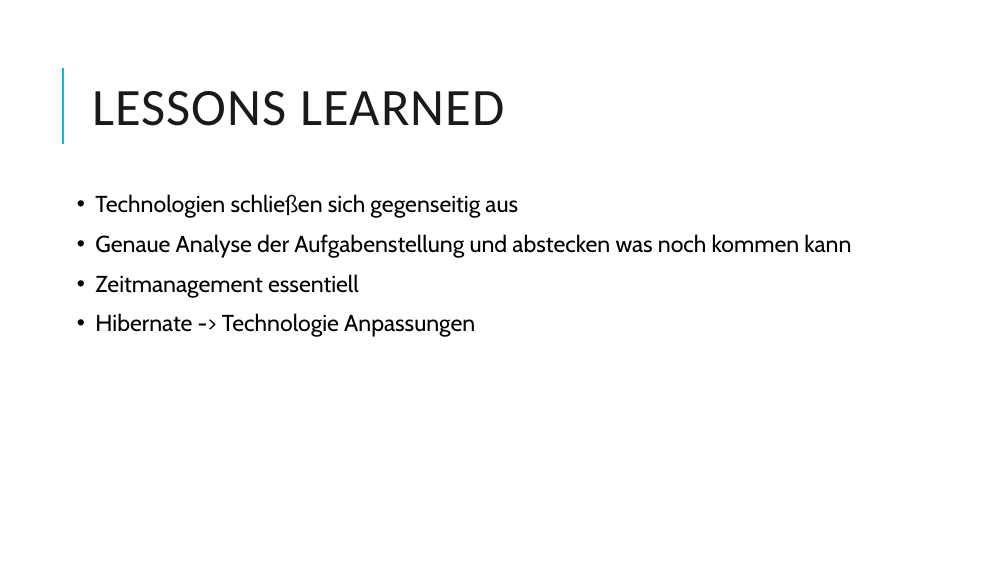
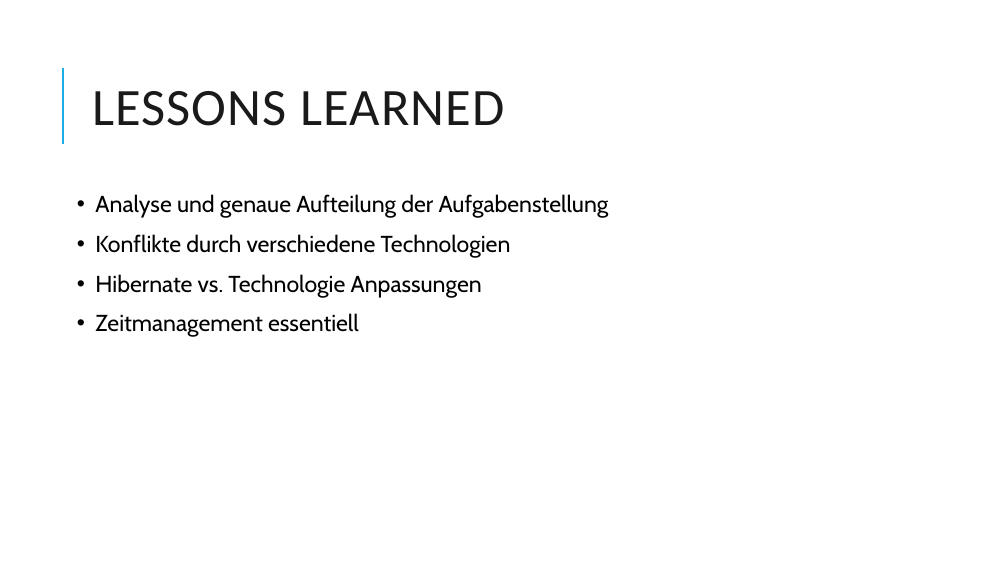
Before and after one commit to Dabjazz/SportsClubManager, a slide deck: slide 46 of Presentation/Presentation.pptx (slide 44 before the commit). Drawn at 1008x567 pixels with LibreOffice and Linux fonts; fonts in the diff are those of the drawing. Boxes give left, top, right and bottom in pixels: in the first picture for what was removed or moved away, otherwise in the second. Text is boxed around its words. In the diff, an @@ line names an element or a change of style, - is before the commit and + after.

Commit message:
presentation gui, lessons learned

```diff
--- a/Presentation/Presentation.pptx
+++ b/Presentation/Presentation.pptx
@@ text at (95, 194, 609, 298): text changed @@
-• Technologien schließen sich gegenseitig aus
-• Genaue Analyse der Aufgabenstellung und abstecken was noch kommen kann
+• Analyse und genaue Aufteilung der Aufgabenstellung
+• Konflikte durch verschiedene Technologien
+• Hibernate vs. Technologie Anpassungen
@@ text at (95, 313, 475, 337): paragraph removed @@
-• Hibernate -> Technologie Anpassungen
```
Also in this commit, not shown: 4 other slides changed, 2 slides added, 6 other files.
